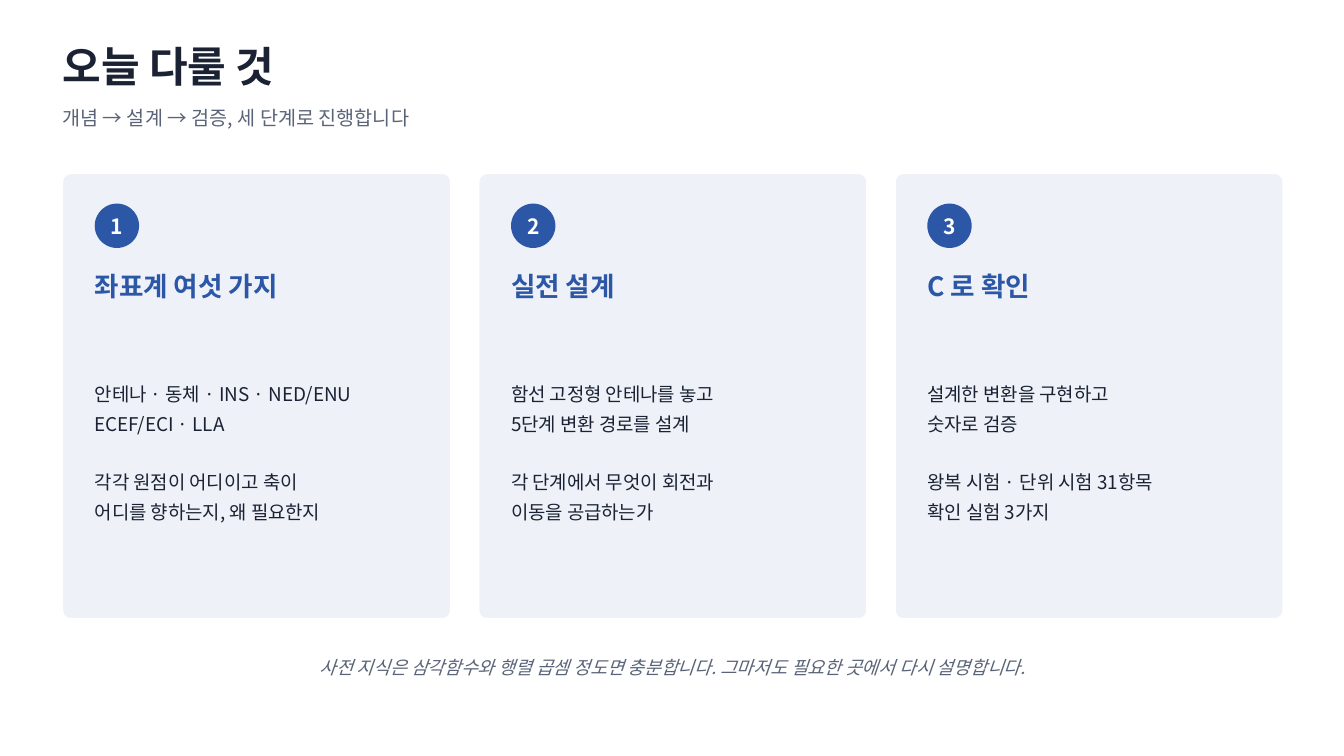
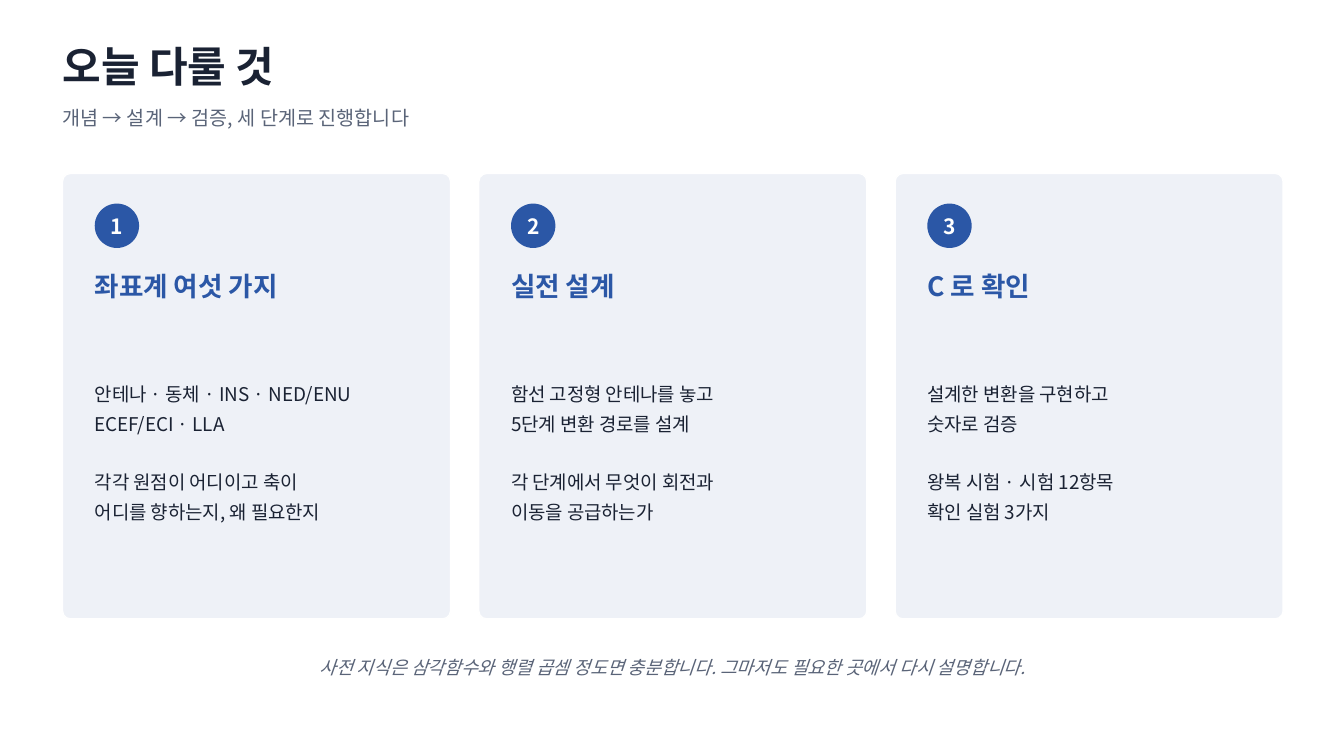
Before and after one commit to harley-hwan/IpcProc, a slide deck: slide 3 of Part2_CoordFrames/ref/산출물/Chapter2_coordinate_systems.pptx. Drawn at 1344x756 pixels with LibreOffice and Linux fonts; fonts in the diff are those of the drawing. Boxes give left, top, right and bottom in pixels: in the first picture for what was removed or moved away, otherwise in the second. Text is boxed around its words. In the diff, an @@ line names an element or a change of style, - is before the commit and + after.

```diff
--- a/Part2_CoordFrames/ref/산출물/Chapter2_coordinate_systems.pptx
+++ b/Part2_CoordFrames/ref/산출물/Chapter2_coordinate_systems.pptx
@@ text at [927,473,1115,491]: text changed @@
-왕복 시험 · 단위 시험 31항목
+왕복 시험 · 시험 12항목
```
Also in this commit, not shown: 6 other slides changed, 1 slide added, 9 other files.
